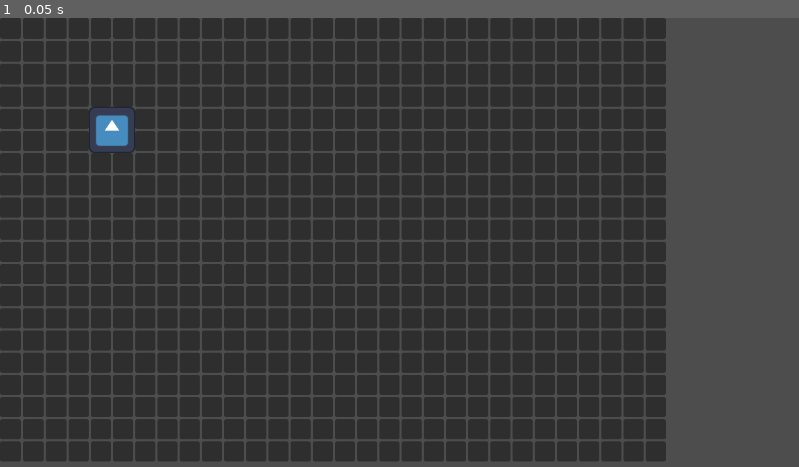
Above: before the commit, frame 1.
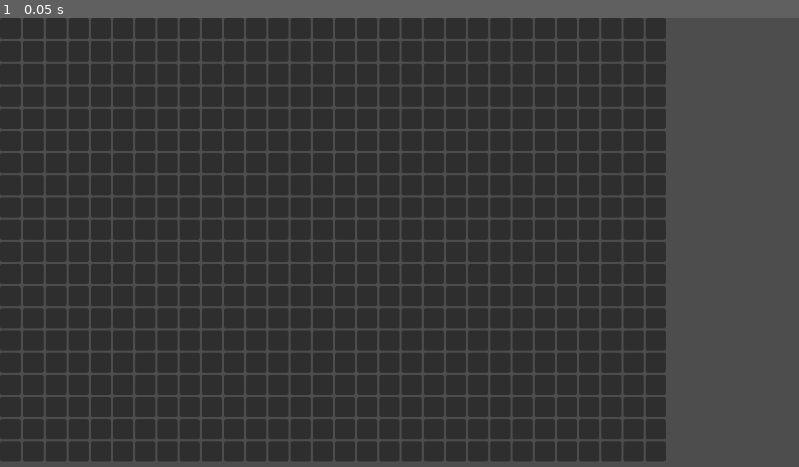
Above: after the commit, the same moment.

Repository: TheSentry/Bagpacking
Game: Godot game, scene res://inventory/inventory_grid/inventory_grid.tscn
The game is run twice, just before and just after one commit, with the same random seed, the same clock (stepped at 60 frames per second) and the same inputs. This scene is started directly instead of the project's main scene. The engine's default icon, where the game draws it, is replaced by a stand-in: a white triangle on a blue panel in a dark square.
Inputs:
- Up to frame 1 (0.05 s): no input

The runs differ from the first frame. In frame 1, 0.5% of the frame differs, in the area x 11-17%, y 19-31%.

Commit message:
scale_item with parentNode

Diff:
--- a/inventory/inventory_grid/inventory_grid.gd
+++ b/inventory/inventory_grid/inventory_grid.gd
@@ -15,7 +15,7 @@
 
 func _ready() -> void:
 	build_grid()
-	place_Item(5,5,preload("res://inventory/item/items/test_Item.tres"))
+	place_Item(Vector2i(5,5),preload("res://inventory/item/items/test_Item.tres"))
 
 func _draw() -> void:
 	pass
@@ -47,14 +47,11 @@
 		for slot in get_tree().get_nodes_in_group("inventory_slot"):
 			slot.set_tile_size(tile_size)
 
-func place_Item(row: int, col: int, item_data: ItemData) -> void:
+		for item_instance in get_tree().get_nodes_in_group("items"):
+			item_instance.size= Vector2i((tile_size+separation)*item_instance.item_size.x+separation,(tile_size+separation)*item_instance.item_size.y+separation)
+			item_instance.position = Vector2((item_instance.pos_on_grid.x-1) * (tile_size + separation),(item_instance.pos_on_grid.y-1) * (tile_size + separation))
+func place_Item(pos:Vector2i, item_data: ItemData) -> void:
 	var item_instance: Item = item_scene.instantiate()
 	item_instance.item_data = item_data
+	item_instance.pos_on_grid = pos
 	items.add_child(item_instance)
-
-	item_instance.size= Vector2i((tile_size+separation)*item_instance.item_size.x+separation,(tile_size+separation)*item_instance.item_size.y+separation)
-	item_instance.position = Vector2((col-1) * (tile_size + separation),(row-1) * (tile_size + separation))
-
-
-func snap_item_to_Grid()-> void:
-	pass
--- a/inventory/item/item.gd
+++ b/inventory/item/item.gd
@@ -7,6 +7,8 @@
 var item_shape: Array
 var item_size: Vector2i
 var item_icon: Texture
+
+var pos_on_grid: Vector2i
 
 @onready var icon_texture_rect: TextureRect = $TextureRect
 
--- a/inventory/item/item.tscn
+++ b/inventory/item/item.tscn
@@ -3,7 +3,7 @@
 [ext_resource type="Script" uid="uid://bp4bx0k8ibgkn" path="res://inventory/item/item.gd" id="1_w5dh2"]
 [ext_resource type="Texture2D" uid="uid://dbben4g8grgjy" path="res://icon.svg" id="2_jnffy"]
 
-[node name="Item" type="Control"]
+[node name="Item" type="Control" groups=["items"]]
 layout_mode = 3
 anchors_preset = 0
 script = ExtResource("1_w5dh2")
